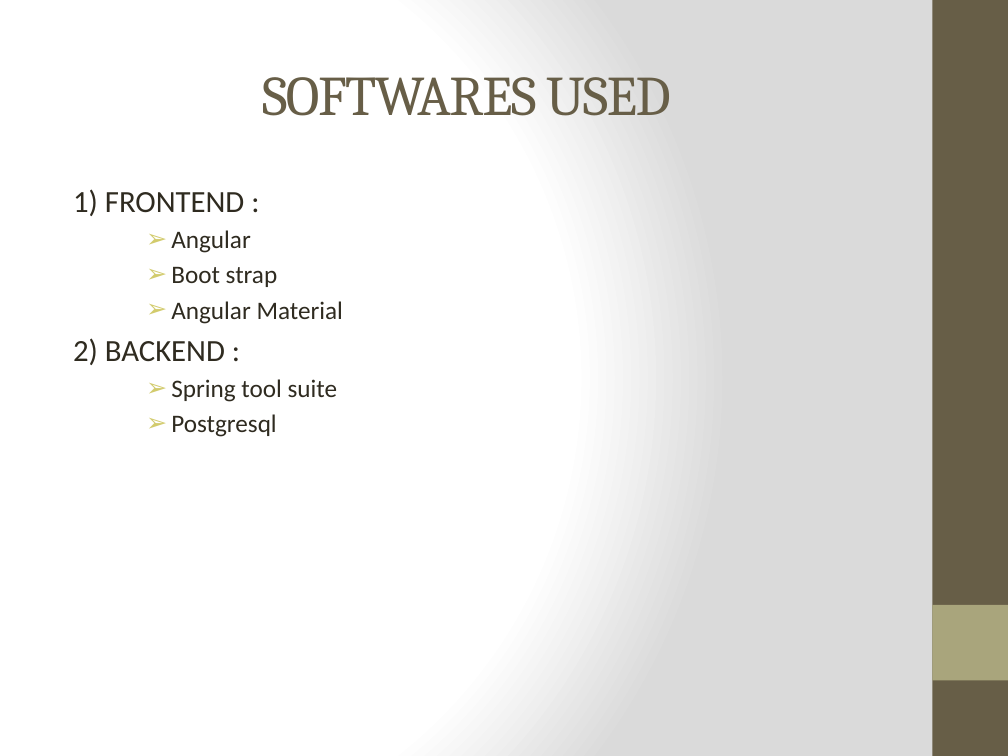
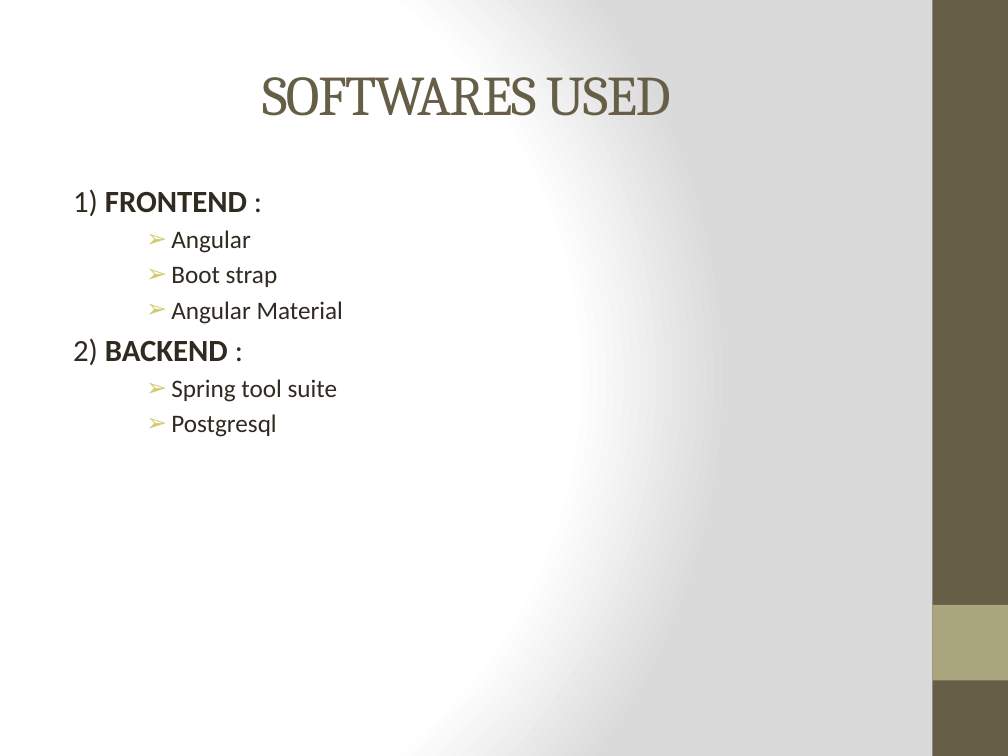
Before and after one commit to raja-raavi/B1-shopforhome, a slide deck: slide 3 of sprint 2 ppt.pptx. Drawn at 1008x756 pixels with LibreOffice and Linux fonts; fonts in the diff are those of the drawing. Boxes give left, top, right and bottom in pixels: in the first picture for what was removed or moved away, otherwise in the second. Text is boxed around its words. In the diff, an @@ line names an element or a change of style, - is before the commit and + after.

```diff
--- a/sprint 2 ppt.pptx
+++ b/sprint 2 ppt.pptx
@@ text at (73,189,247,365): bold on in "FRONTEND", "BACKEND" @@
```
Also in this commit, not shown: 1 other slide changed, 2 slides added, 1 slide removed, 1 other file.
